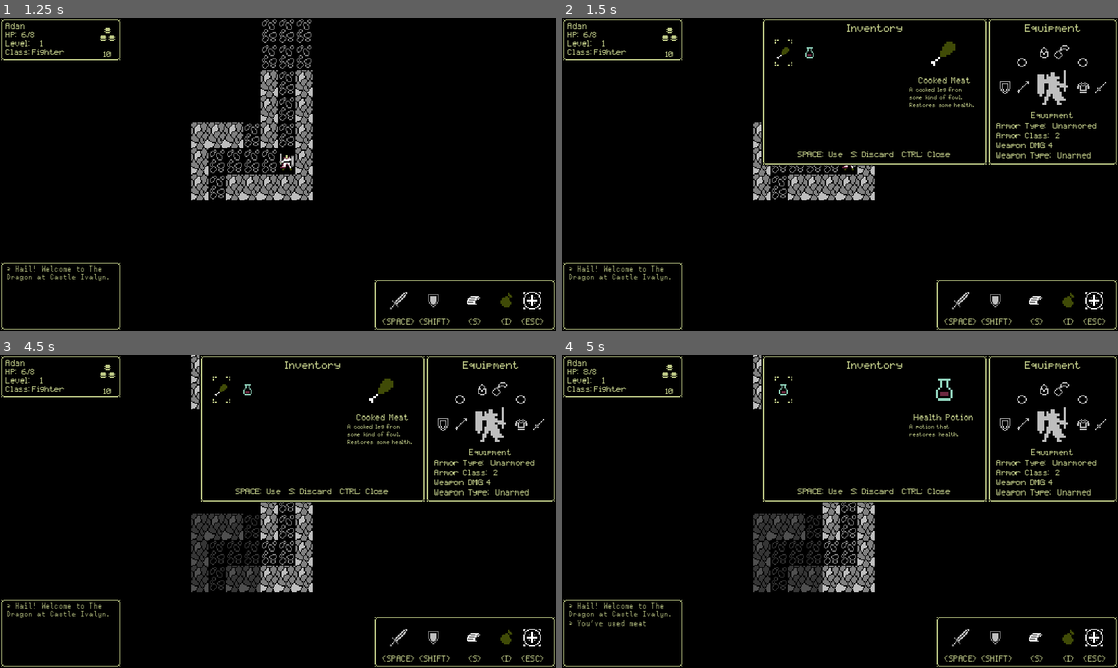
Above: before the commit, frames 1-4 (two rows, left to right).
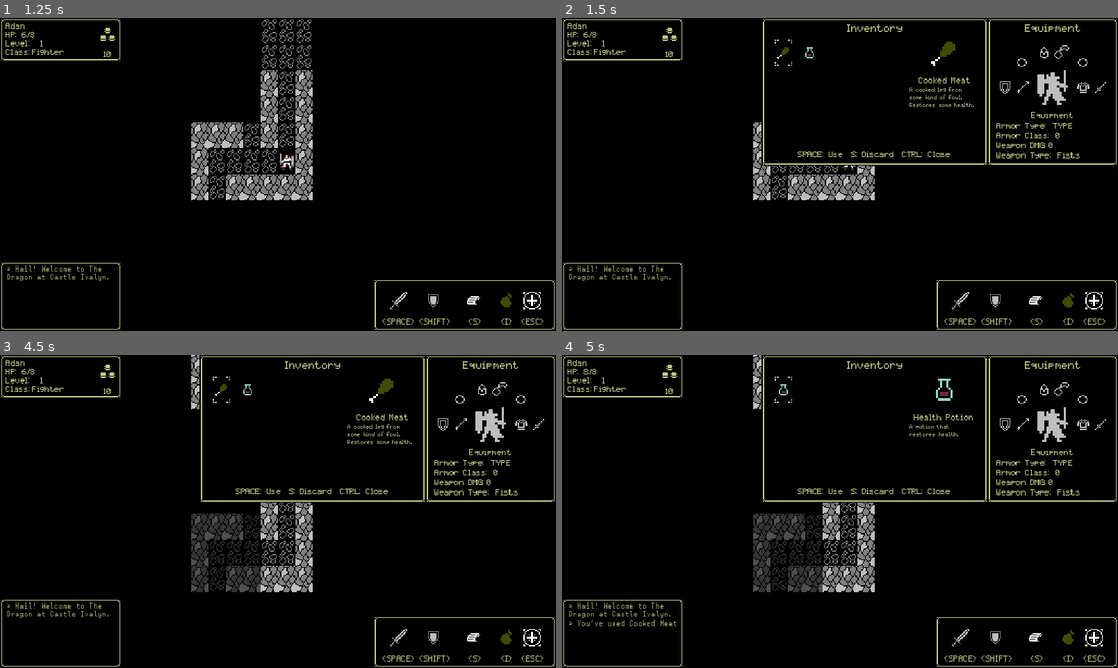
Above: after the commit, the same moments.

Repository: ChrisGlenn/tdaci
Game: Godot game, scene res://Scenes/LevelOne/level_one.tscn
Two runs of this game, one before a commit and one after it. Both use one fixed random seed, a clock stepped at 60 frames per second and the inputs below.
Inputs:
- Up to frame 1 (1.25 s): tap Enter at 0.5 s; hold Right (ci_RIGHT) from 0.53 s (still down); tap Space (ci_A) at 0.6 s
- Up to frame 2 (1.5 s): tap Escape (ci_START) at 1.25 s; release Right (ci_RIGHT) at 1.28 s; hold Down (ci_DOWN) from 1.28 s (still down); tap Space (ci_A) at 1.35 s
- Up to frame 3 (4.5 s): tap Escape (ci_START) at 2, 2.75, 4.25 s; release Down (ci_DOWN) at 2.03 s; hold Right (ci_RIGHT) 2.03-2.78 s; tap Ctrl (ci_B) at 2.1 s; tap Space (ci_A) at 2.3, 3.05, 3.8 s; hold Up (ci_UP) 2.78-3.53 s; tap End (ci_END) at 2.85 s; hold Left (ci_LEFT) from 3.53 s (still down); tap S (ci_X) at 3.6 s; tap I (ci_Y) at 4.35 s
- Up to frame 4 (5 s): keep holding Left (ci_LEFT); tap Space (ci_A) at 4.55 s

Frame 1 is identical in both runs. In frame 2, 0.2% of the frame differs, in the area x 87-97%, y 33-45%; in frame 3, 0.2%; in frame 4, 0.3%, in the area x 12-97%, y 33-87%.

Commit message:
10/17/2024 MORNING

Diff:
--- a/Scenes/UI/Inventory_Menu/inventory_menu.gd
+++ b/Scenes/UI/Inventory_Menu/inventory_menu.gd
@@ -78,7 +78,7 @@
 		if Input.is_action_just_pressed("ci_A"):
 			# USE ITEM
 			# get the type and run the function w/ the type and name
-			Functions.use_item(Globals.player["INV"][cur_pos], Items.Items_DB[Globals.player["INV"][cur_pos]]["sub_type"], Items.Items_DB[Globals.player["INV"][cur_pos]]["modifier"])
+			Functions.use_item(Items.Items_DB[Globals.player["INV"][cur_pos]]["title"], Items.Items_DB[Globals.player["INV"][cur_pos]]["sub_type"], Items.Items_DB[Globals.player["INV"][cur_pos]]["modifier"])
 			remove_inv_item() # remove the item
 	# CLOSE THE INVENTORY MENU
 	if Input.is_action_just_pressed("ci_B") or Input.is_action_just_pressed("ci_START"):
@@ -90,11 +90,11 @@
 	INSPECT_SPRITE.frame = Items.Items_DB[Globals.player["INV"][cur_pos]]["frame"]
 	INSPECT_DESC.text = Items.Items_DB[Globals.player["INV"][cur_pos]]["desc"]
 	# update the equipment
-	var weapon_damage = Globals.player["WPN_DMG"] + (Globals.player["STR_MOD"] / 2)
-	ARMOR_TYPE.text = Globals.player["armor_type"]
-	ARMOR_CLASS.text = str(Globals.player["AC"])
-	WPN_DMG.text = str(weapon_damage)
-	WPN_TYPE.text = Globals.player["WPN_TYPE"]
+	# var weapon_damage = Globals.player["WPN_DMG"] + (Globals.player["STR_MOD"] / 2)
+	# ARMOR_TYPE.text = Globals.player["armor_type"]
+	# ARMOR_CLASS.text = str(Globals.player["AC"])
+	# WPN_DMG.text = str(weapon_damage)
+	# WPN_TYPE.text = Globals.player["WPN_TYPE"]
 
 func update_inventory():
 	# iterate through and set the frame for each slot based on the reference
@@ -124,6 +124,10 @@
 		"CONSUMABLE":
 			CONTROLS.text = str(Globals.interact_button, ": Use  ", Globals.status_button, ": Discard  ", Globals.cancel_button, ": Close")
 
+func update_equipment():
+	# update the player's equipment
+	pass
+
 func remove_inv_item():
 	# remove an item from the inventory at a given slot
 	Globals.player["INV"].remove_at(cur_pos)
--- /dev/null
+++ b/Scenes/UI/Spell_Menu/spell_menu.tscn
@@ -0,0 +1,33 @@
+[gd_scene load_steps=3 format=3 uid="uid://vf3myj2ik8ul"]
+
+[ext_resource type="PackedScene" uid="uid://cax0kv3jxjlwc" path="res://Scenes/UI/UI_NinePatch/ui_nine_patch.tscn" id="1_r7ga7"]
+[ext_resource type="FontFile" uid="uid://dcbyalkyecj3i" path="res://Fonts/pixelmix.ttf" id="2_wx1nx"]
+
+[node name="spell_menu" type="CanvasLayer"]
+
+[node name="Spell_Background" parent="." instance=ExtResource("1_r7ga7")]
+offset_left = 256.0
+offset_right = 512.0
+offset_bottom = 208.0
+
+[node name="Spells_Label" type="Label" parent="."]
+offset_left = 264.0
+offset_top = 6.0
+offset_right = 504.0
+offset_bottom = 14.0
+theme_override_colors/font_color = Color(0.74902, 0.792157, 0.529412, 1)
+theme_override_fonts/font = ExtResource("2_wx1nx")
+theme_override_font_sizes/font_size = 8
+text = "Spells"
+horizontal_alignment = 1
+
+[node name="Press_Return" type="Label" parent="."]
+offset_left = 264.0
+offset_top = 193.0
+offset_right = 504.0
+offset_bottom = 201.0
+theme_override_colors/font_color = Color(0.74902, 0.792157, 0.529412, 1)
+theme_override_fonts/font = ExtResource("2_wx1nx")
+theme_override_font_sizes/font_size = 8
+text = "Press XXX to Close"
+horizontal_alignment = 1
Binary file added: Art/world.aseprite
